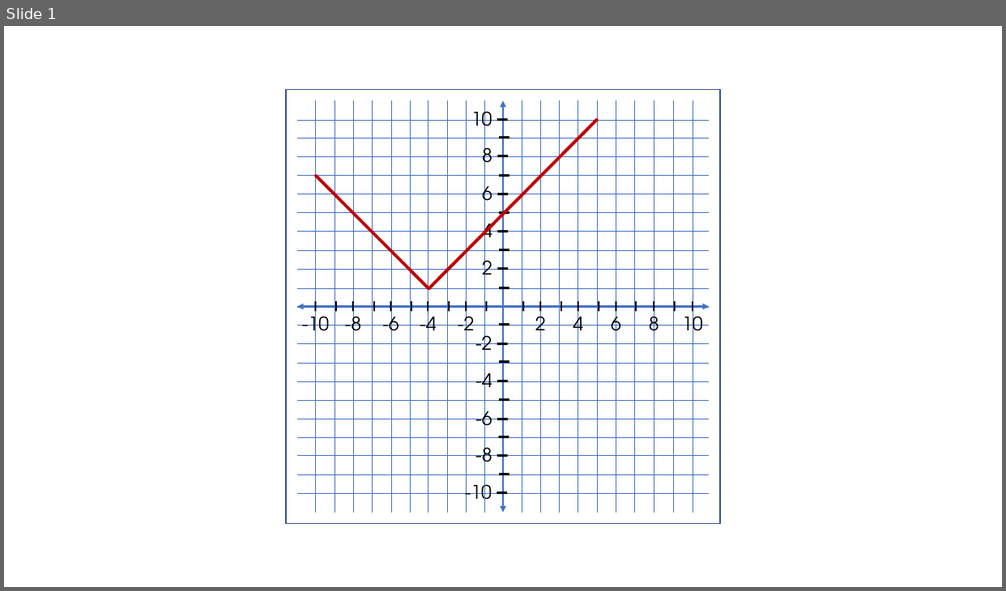
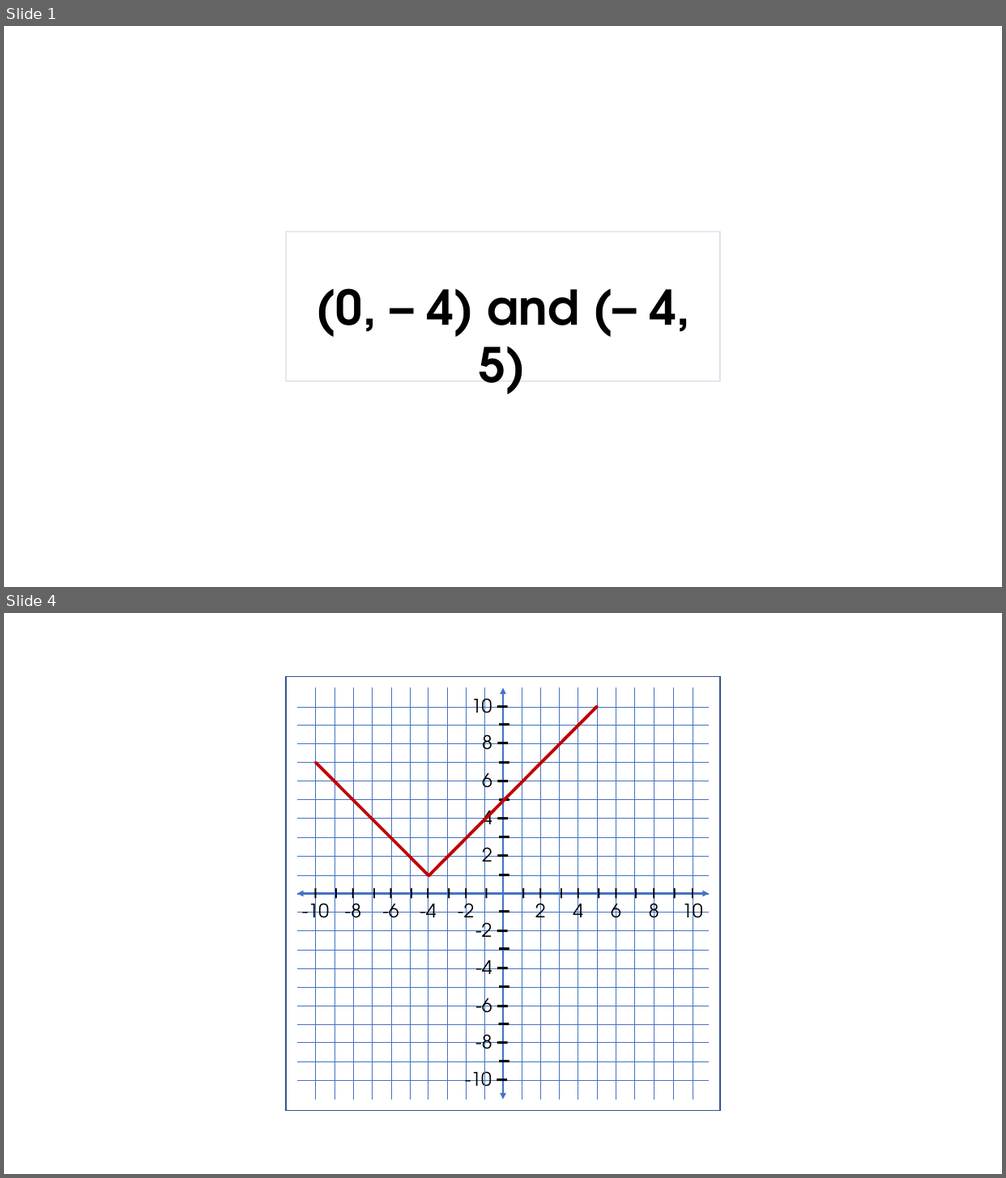
Before and after one commit to ChalkDoc/Heyloo, a slide deck: src/assets/images/Q_&_A/Q_&_A.pptx. Shown one above the other, each under a label of ours: slide 1 before the commit, slides 1 and 4 after it; the slides between them are not shown. The pictures are 1006x591 and 1006x1178 pixels, drawn with LibreOffice and Linux fonts; fonts in the diff are those of the drawing. Boxes give left, top, right and bottom in pixels: in the first picture for what was removed or moved away, otherwise in the second. Text is boxed around its words. In the diff, an @@ line names an element or a change of style, - is before the commit and + after.

```diff
--- a/src/assets/images/Q_&_A/Q_&_A.pptx
+++ b/src/assets/images/Q_&_A/Q_&_A.pptx
@@ slide 1 added at (4, 26, 1002, 587), background #FFFFFF @@
@@ rectangle added at (286, 232, 720, 382), outline #325491 1 pt @@
@@ text added at (316, 288, 691, 395), 46 pt, text #000000, bold @@
+(0, – 4) and (– 4, 5)
@@ what was slide 1 is now slide 4 @@
```
Also in this commit, not shown: 3 other slides added, 1 slide removed, 26 other files.
